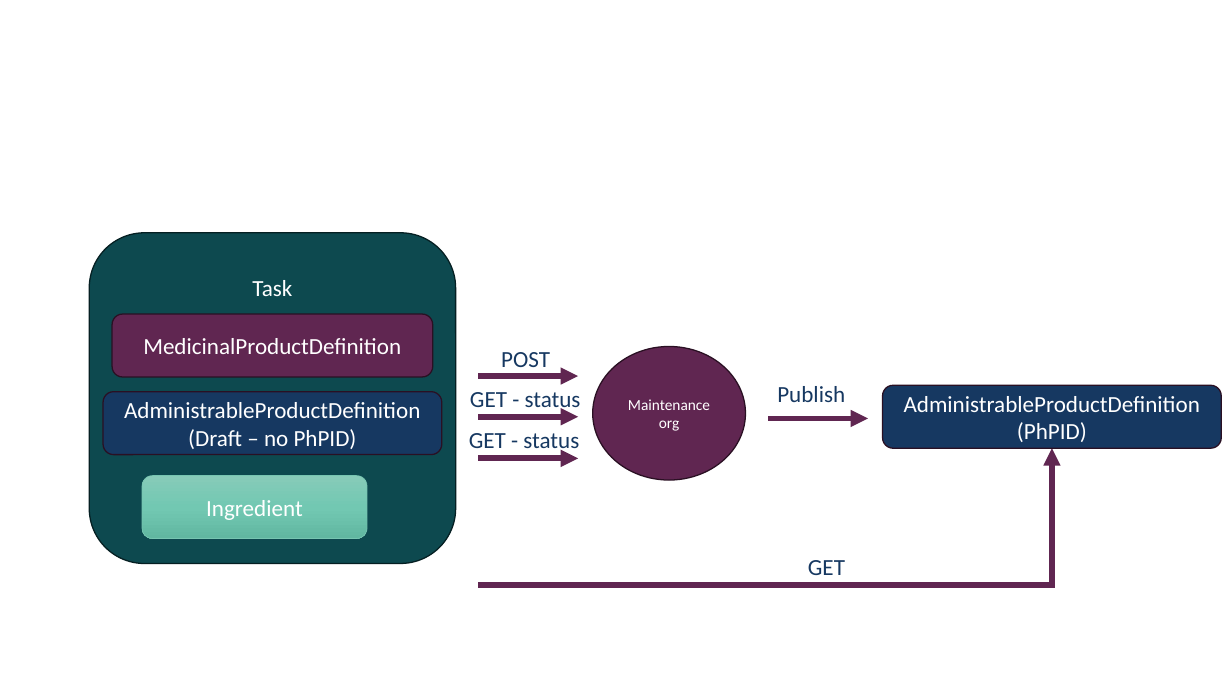
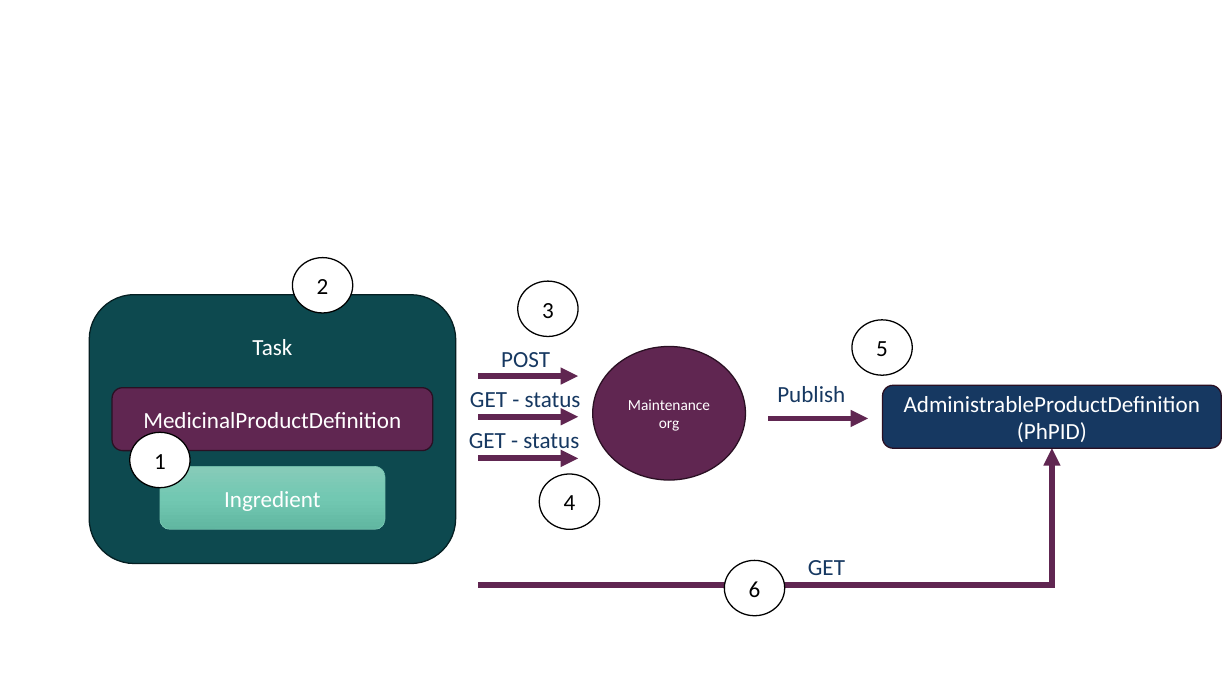
Before and after one commit to gcangioli/who-umc-poc, a slide deck: slide 2 of ImplementationGuideImages.pptx. Drawn at 1232x693 pixels with LibreOffice and Linux fonts; fonts in the diff are those of the drawing. Boxes give left, top, right and bottom in pixels: in the first picture for what was removed or moved away, otherwise in the second. Text is boxed around its words. In the diff, an @@ line names an element or a change of style, - is before the commit and + after.

```diff
--- a/ImplementationGuideImages.pptx
+++ b/ImplementationGuideImages.pptx
@@ ellipse added at (292,258,352,313), fill #FFFFFF, outline #000000 1 pt, 18 pt, text #000000 @@
+2
@@ rounded rectangle "Task": place and size @@
-rounded rectangle "Task" at (90,233,457,564)
+rounded rectangle "Task" at (90,295,457,564)
@@ ellipse added at (518,281,578,336), fill #FFFFFF, outline #000000 1 pt, 18 pt, text #000000 @@
+3
@@ ellipse added at (852,320,912,375), fill #FFFFFF, outline #000000 1 pt, 18 pt, text #000000 @@
+5
@@ rounded rectangle "MedicinalProductDefinition": place and size @@
-rounded rectangle "MedicinalProductDefinition" at (112,314,433,377)
+rounded rectangle "MedicinalProductDefinition" at (112,388,433,451)
@@ rounded rectangle removed at (104,392,443,455) @@
-AdministrableProductDefinition
-(Draft – no PhPID)
@@ ellipse added at (129,433,189,488), fill #FFFFFF, outline #000000 1 pt, 18 pt, text #000000 @@
+1
@@ rounded rectangle "Ingredient": place and size @@
-rounded rectangle "Ingredient" at (142,476,368,539)
+rounded rectangle "Ingredient" at (160,467,385,530)
@@ ellipse added at (540,474,600,530), fill #FFFFFF, outline #000000 1 pt, 18 pt, text #000000 @@
+4
@@ ellipse added at (725,560,785,616), fill #FFFFFF, outline #000000 1 pt, 18 pt, text #000000 @@
+6
```
Also in this commit, not shown: 1 other file.
